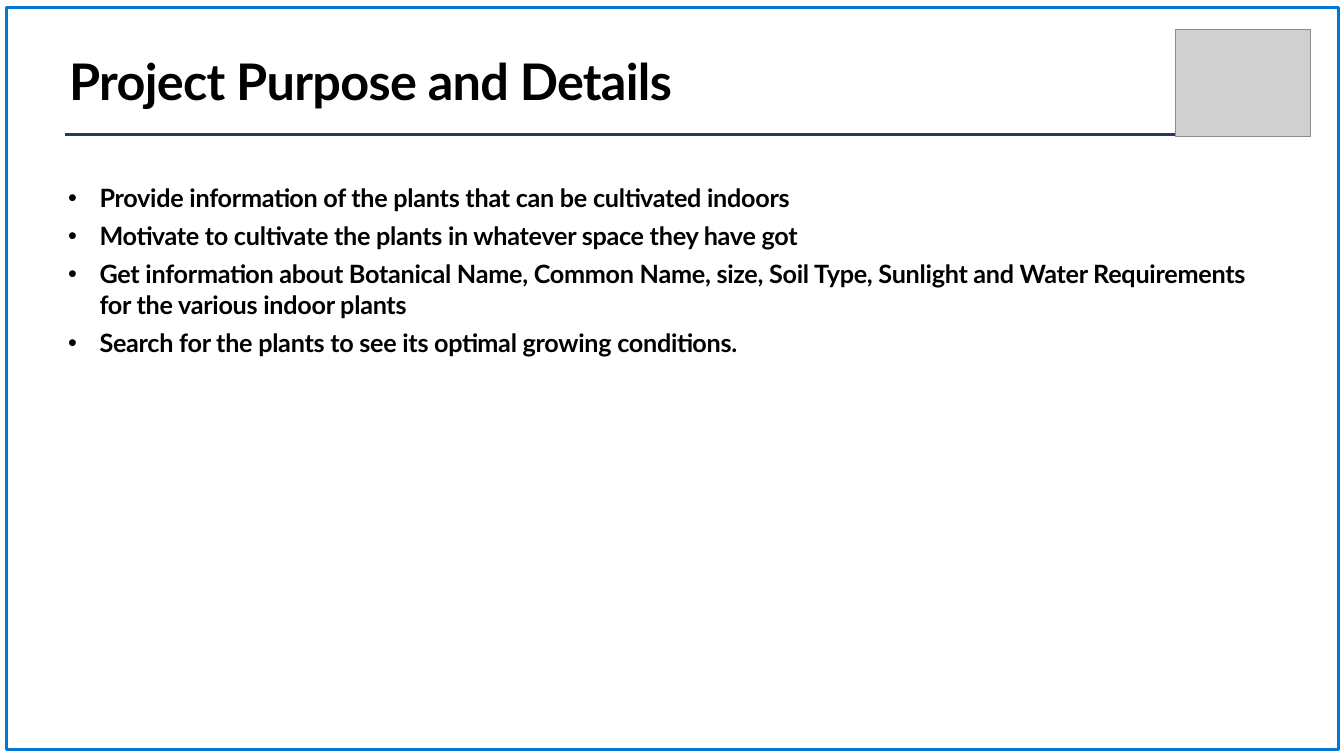
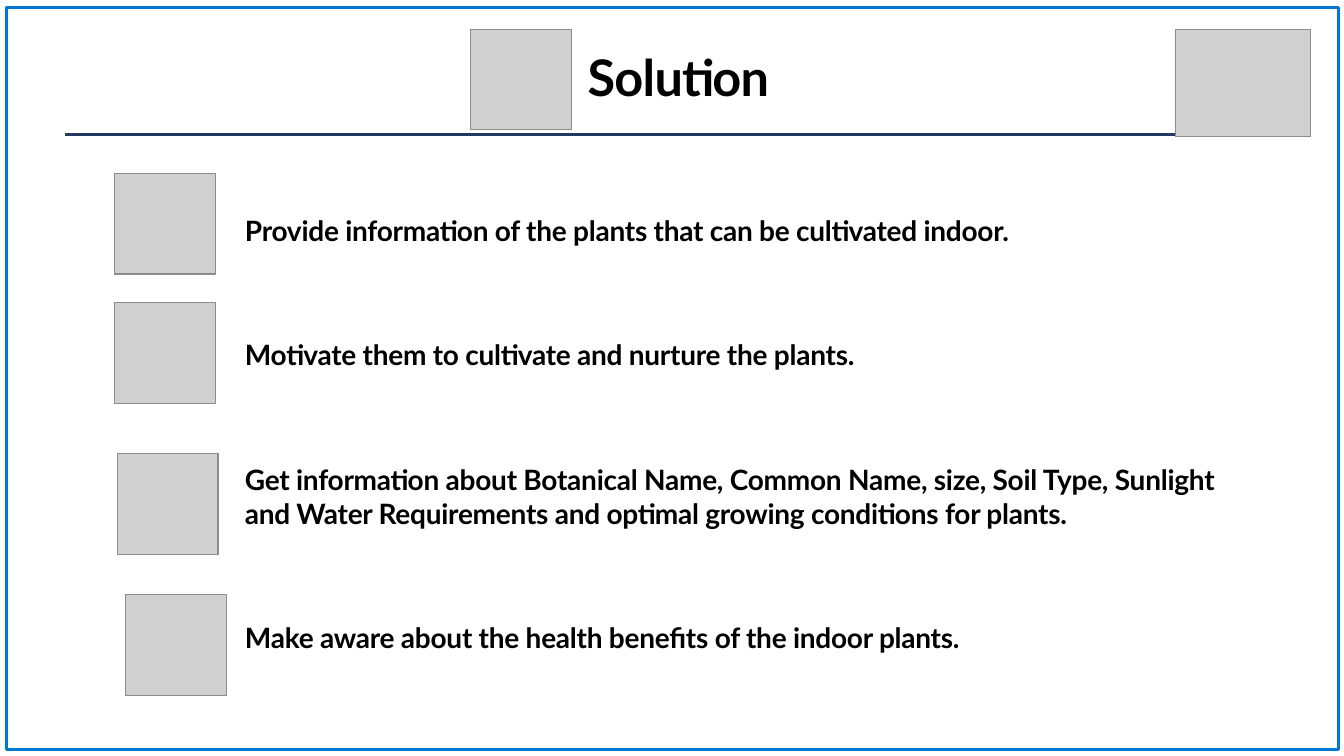
Before and after one commit to ompiepy/greentech, a slide deck: slide 3 of Demo Day Presentation.pptx (slide 2 before the commit). Drawn at 1344x756 pixels with LibreOffice and Linux fonts; fonts in the diff are those of the drawing; grey boxes stand for pictures; background and template pictures are left out. Boxes give left, top, right and bottom in pixels: in the first picture for what was removed or moved away, otherwise in the second. Text is boxed around its words. In the diff, an @@ line names an element or a change of style, - is before the commit and + after.

Commit message:
final ppt

```diff
--- a/Demo Day Presentation.pptx
+++ b/Demo Day Presentation.pptx
@@ picture added at (471,29,572,130) @@
@@ title added at (588,58,769,97), 36 pt, text #000000, bold @@
+Solution
@@ title removed at (69,62,672,108) @@
-Project Purpose and Details
@@ picture added at (115,173,216,274) @@
@@ text at (245,220,1215,653): text changed; size 18 to 20 pt @@
-• Provide information of the plants that can be cultivated indoors
-• Motivate to cultivate the plants in whatever space they have got
-• Get information about Botanical Name, Common Name, size, Soil Type, Sunlight and Water Requirements for the various indoor plants
-• Search for the plants to see its optimal growing conditions.
+Provide information of the plants that can be cultivated indoor.
+Motivate them to cultivate and nurture the plants.
+Get information about Botanical Name, Common Name, size, Soil Type, Sunlight and Water Requirements and optimal growing conditions for plants.
+Make aware about the health benefits of the indoor plants.
@@ picture added at (115,302,216,403) @@
@@ picture added at (117,454,218,555) @@
@@ picture added at (126,595,227,696) @@
```
Also in this commit, not shown: 2 other slides changed, 2 slides added, 2 slides removed.
